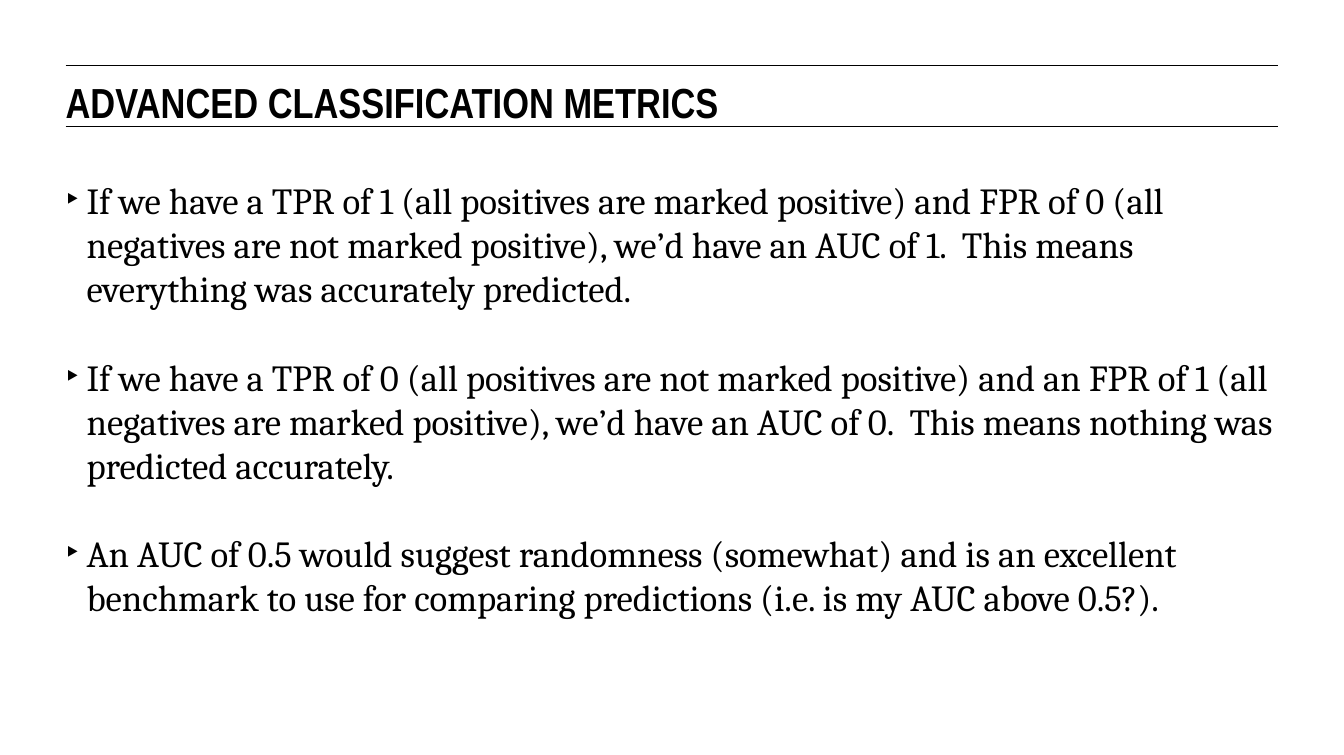
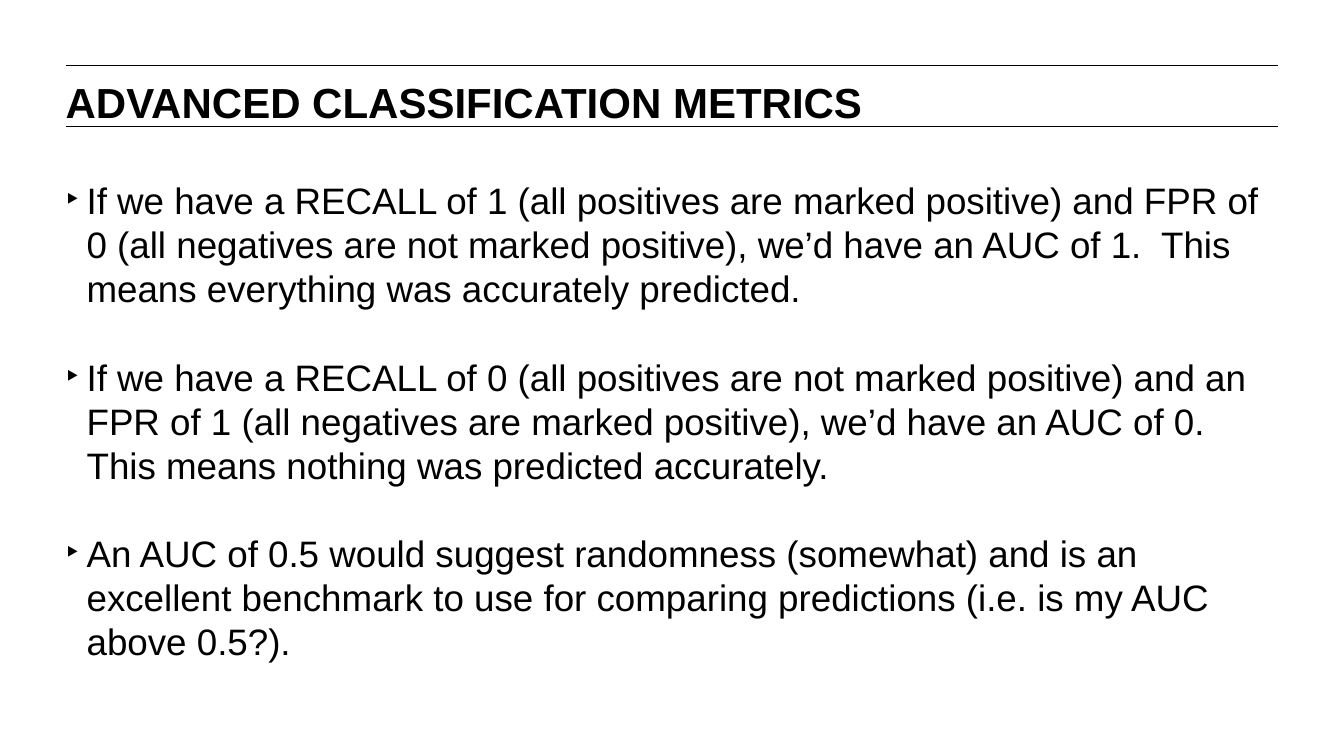
Before and after one commit to matanefron/data-sets, a slide deck: slide 45 of lessons/lesson-9/09-intro-to-logistic-regression.pptx (slide 54 before the commit). Drawn at 1344x755 pixels with LibreOffice and Linux fonts; fonts in the diff are those of the drawing. Boxes give left, top, right and bottom in pixels: in the first picture for what was removed or moved away, otherwise in the second. Text is boxed around its words. In the diff, an @@ line names an element or a change of style, - is before the commit and + after.

```diff
--- a/lessons/lesson-9/09-intro-to-logistic-regression.pptx
+++ b/lessons/lesson-9/09-intro-to-logistic-regression.pptx
@@ text "ADVANCED CLASSIFICATION METRICS" at bbox=[66, 88, 862, 119]: font Arial Narrow to Arial @@
@@ text at bbox=[87, 187, 1259, 486]: text changed; font Cambria to Arial @@
-‣ If we have a TPR of 1 (all positives are marked positive) and FPR of 0 (all negatives are not marked positive), we’d have an AUC of 1. This means everything was accurately predicted.
-‣ If we have a TPR of 0 (all positives are not marked positive) and an FPR of 1 (all negatives are marked positive), we’d have an AUC of 0. This means nothing was predicted accurately.
+‣ If we have a RECALL of 1 (all positives are marked positive) and FPR of 0 (all negatives are not marked positive), we’d have an AUC of 1. This means everything was accurately predicted.
+‣ If we have a RECALL of 0 (all positives are not marked positive) and an FPR of 1 (all negatives are marked positive), we’d have an AUC of 0. This means nothing was predicted accurately.
@@ text at bbox=[87, 540, 1209, 663]: font Cambria to Arial in "An AUC of 0.5 would suggest randomness ..." @@
```
Also in this commit, not shown: 46 other slides changed, 8 slides added, 21 slides removed, 9 other files.
